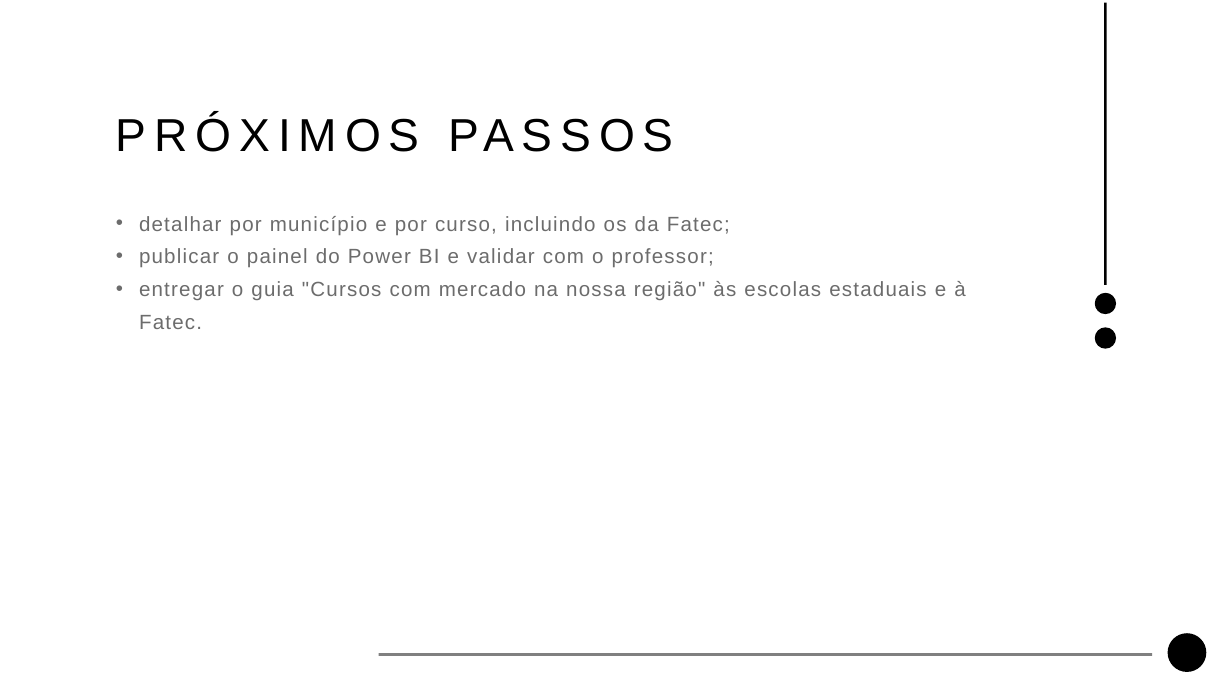
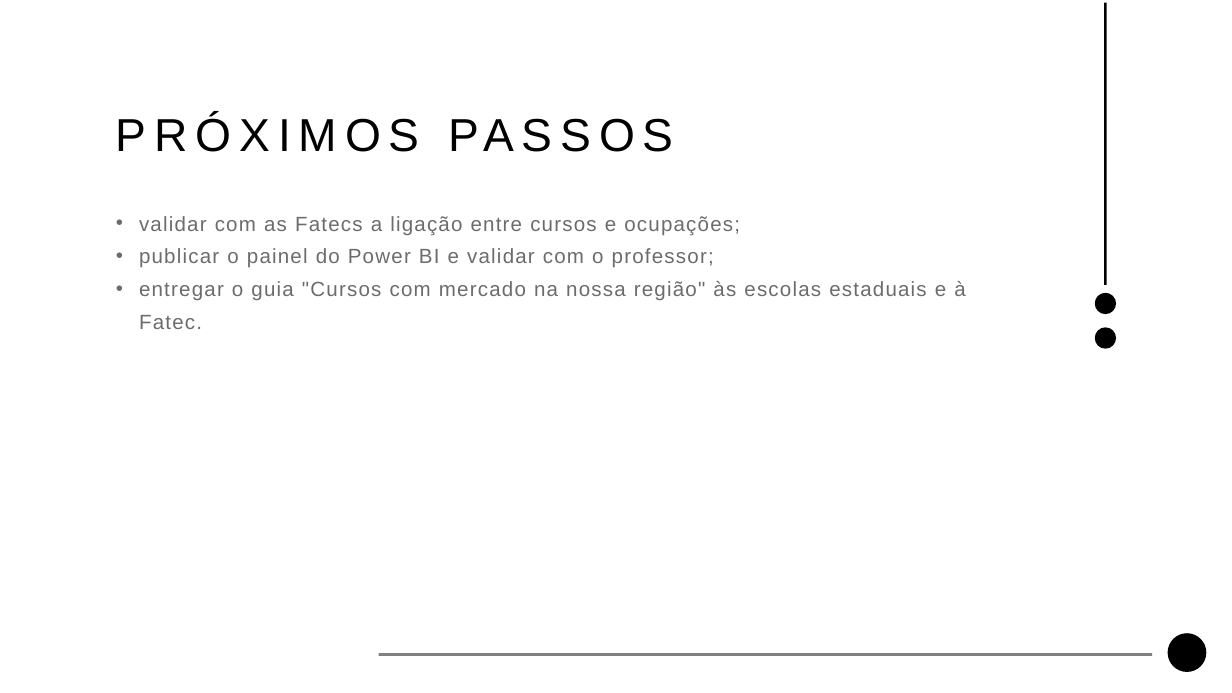
Before and after one commit to guilherme-ndo/projetointegrador-ii, a slide deck: slide 18 of docs/apresentacao_pi2.pptx (slide 16 before the commit). Drawn at 1232x693 pixels with LibreOffice and Linux fonts; fonts in the diff are those of the drawing; background and template pictures are left out. Boxes give left, top, right and bottom in pixels: in the first picture for what was removed or moved away, otherwise in the second. Text is boxed around its words. In the diff, an @@ line names an element or a change of style, - is before the commit and + after.

```diff
--- a/docs/apresentacao_pi2.pptx
+++ b/docs/apresentacao_pi2.pptx
@@ text at [139, 216, 740, 235]: text changed @@
-• detalhar por município e por curso, incluindo os da Fatec;
+• validar com as Fatecs a ligação entre cursos e ocupações;
```
Also in this commit, not shown: 2 slides added, 36 other files.
